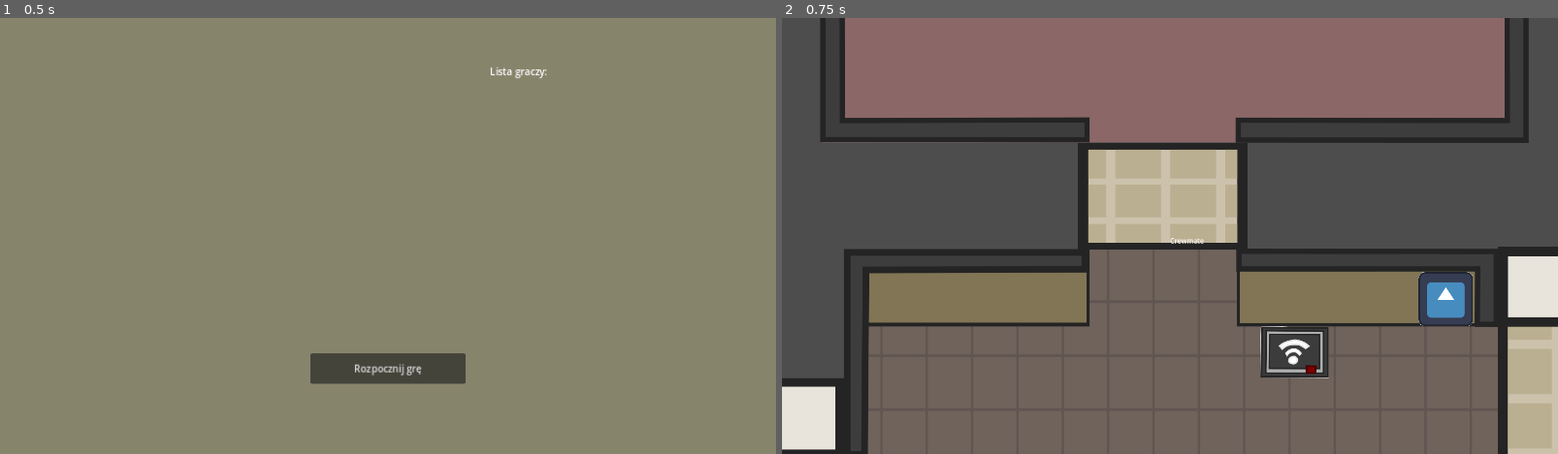
Above: before the commit, frames 1-2 (left to right).
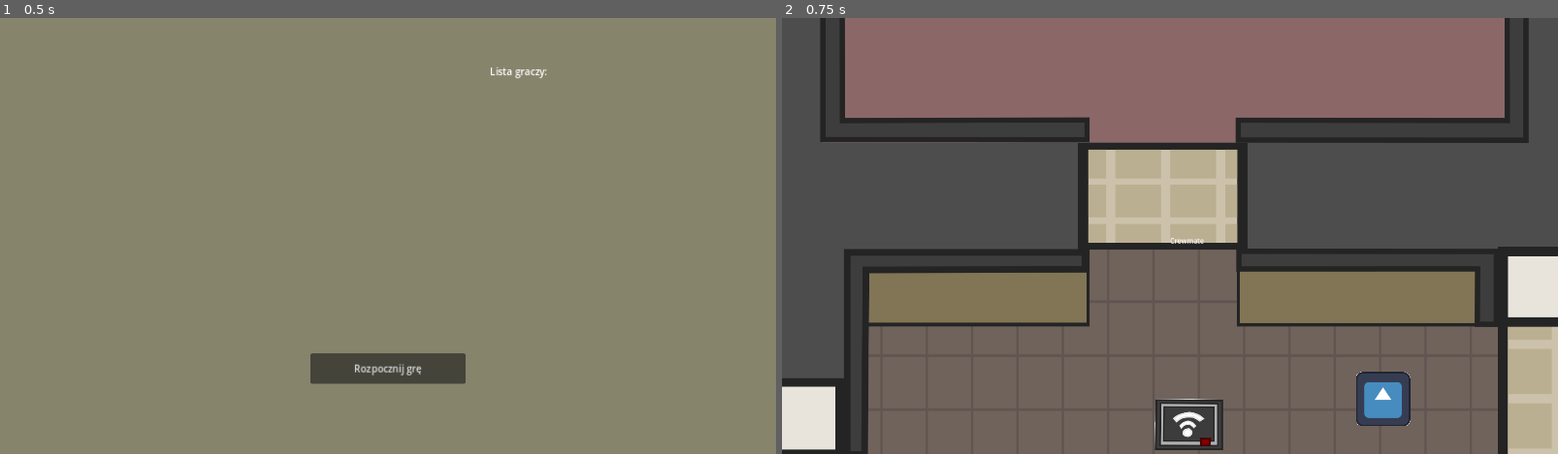
Above: after the commit, the same moments.

Repository: igorzasty2/wzimongus
Game: Godot game, scene res://scenes/ui/lobby_menu/lobby_menu.tscn
Two runs of this game, one before a commit and one after it. Both use one fixed random seed, a clock stepped at 60 frames per second and the inputs below. This scene is started directly instead of the project's main scene. The engine's default icon, where the game draws it, is replaced by a stand-in: a white triangle on a blue panel in a dark square.
Inputs:
- Up to frame 1 (0.5 s): no input
- Up to frame 2 (0.75 s): click "Rozpocznij grę" at 0.5 s

Frame 1 is identical in both runs. In frame 2, 3.7% of the frame differs, in the area x 48-89%, y 58-100%.
Error in both runs: Modulo by zero error in operator '%'. (res://globals/game_manager/game_manager.gd:111)

Commit message:
Clean up debugging print statements

Diff:
--- a/globals/task_manager/task_manager.gd
+++ b/globals/task_manager/task_manager.gd
@@ -80,9 +80,6 @@
 func assign_tasks_player(tasks):
 
 	for i in tasks:
-		print(multiplayer.get_unique_id())
-		print(get_node('/root/lobby_menu').get_children())
 		var task = get_node(tasks[i])
-		print(tasks[i])
 		task.enable_task(i)
 		tasks_player[i] = task
--- a/scenes/map/map.gd
+++ b/scenes/map/map.gd
@@ -45,13 +45,3 @@
 	# Sprawdza, czy gracz istnieje w drzewie sceny i usuwa go.
 	if $Players.has_node(str(id)):
 		$Players.get_node(str(id)).queue_free()
-
-
-#func _on_interaction_point_character_entered(character, minigame):
-#	if $Players.has_node(str(character.id)):
-#		$Players.get_node(str(character.id)).show_use_button(character.id, minigame)
-#
-#
-#func _on_interaction_point_character_exited(character):
-#	if $Players.has_node(str(character.id)):
-#		$Players.get_node(str(character.id)).hide_use_button(character.id)
--- a/scenes/map/map.tscn
+++ b/scenes/map/map.tscn
@@ -207,12 +207,12 @@
 [node name="Tasks" type="Node2D" parent="."]
 
 [node name="TaskButton" parent="Tasks" instance=ExtResource("3_e0rk4")]
-position = Vector2(214, 208)
+position = Vector2(-35, 379)
 sprite = ExtResource("4_wgy3w")
 minigame_scene = ExtResource("5_pwcjb")
 
 [node name="TaskButton2" parent="Tasks" instance=ExtResource("3_e0rk4")]
-position = Vector2(650, 149)
+position = Vector2(502, 385)
 sprite = ExtResource("6_slh3o")
 minigame_scene = ExtResource("4_6s3my")
 
--- a/scenes/task_button/task_button.gd
+++ b/scenes/task_button/task_button.gd
@@ -29,18 +29,12 @@
 	sprite_node.scale = Vector2(scale_factor, scale_factor)
 	sprite_node.material = sprite_node.material.duplicate()
 
-
 	if not disabled:
-		# Ustawia domyślny outline dla miejscu taska
 		sprite_node.material.set_shader_parameter('line_color', _out_of_range_task_color)
 		sprite_node.material.set_shader_parameter('line_thickness', _enabled_line_thickness)
-#	else:
-#		body_entered.disconnect(_on_body_entered)
-#		body_exited.disconnect(_on_body_exited)
 
 
 func _on_body_entered(body):
-	print("yo")
 	if body.name.to_int() == multiplayer.get_unique_id() and not disabled:
 		_is_player_inside = true
 		sprite_node.material.set_shader_parameter('line_color', _in_range_task_color)
@@ -49,8 +43,6 @@
 
 
 func _on_body_exited(body):
-	print(body.get_name())
-
 	if body.name.to_int() == multiplayer.get_unique_id() and not disabled:
 		_is_player_inside = false
 		sprite_node.material.set_shader_parameter('line_color', _out_of_range_task_color)
@@ -61,16 +53,11 @@
 func enable_task(server_task_id):
 	sprite_node.material.set_shader_parameter('line_color', _out_of_range_task_color)
 	sprite_node.material.set_shader_parameter('line_thickness', _enabled_line_thickness)
-#	body_entered.connect(_on_body_entered)
-#	body_exited.connect(_on_body_exited)
 	task_id = server_task_id
 	disabled = false
 
 
 func disable_task():
-#	body_entered.disconnect(_on_body_entered)
-#	body_exited.disconnect(_on_body_exited)
 	sprite_node.material.set_shader_parameter('line_color', _out_of_range_task_color)
 	sprite_node.material.set_shader_parameter('line_thickness', _disabled_line_thickness)
-#	task_id = null
 	disabled = true
--- a/scenes/ui/lobby_menu/lobby_menu.gd
+++ b/scenes/ui/lobby_menu/lobby_menu.gd
@@ -49,6 +49,8 @@
 
 	# Dodaje nową mapę
 	map.add_child(scene.instantiate())
+
+	# Ustawia ilość tasków u jednego gracza
 	TaskManager.assign_tasks_server(1)
 
 
